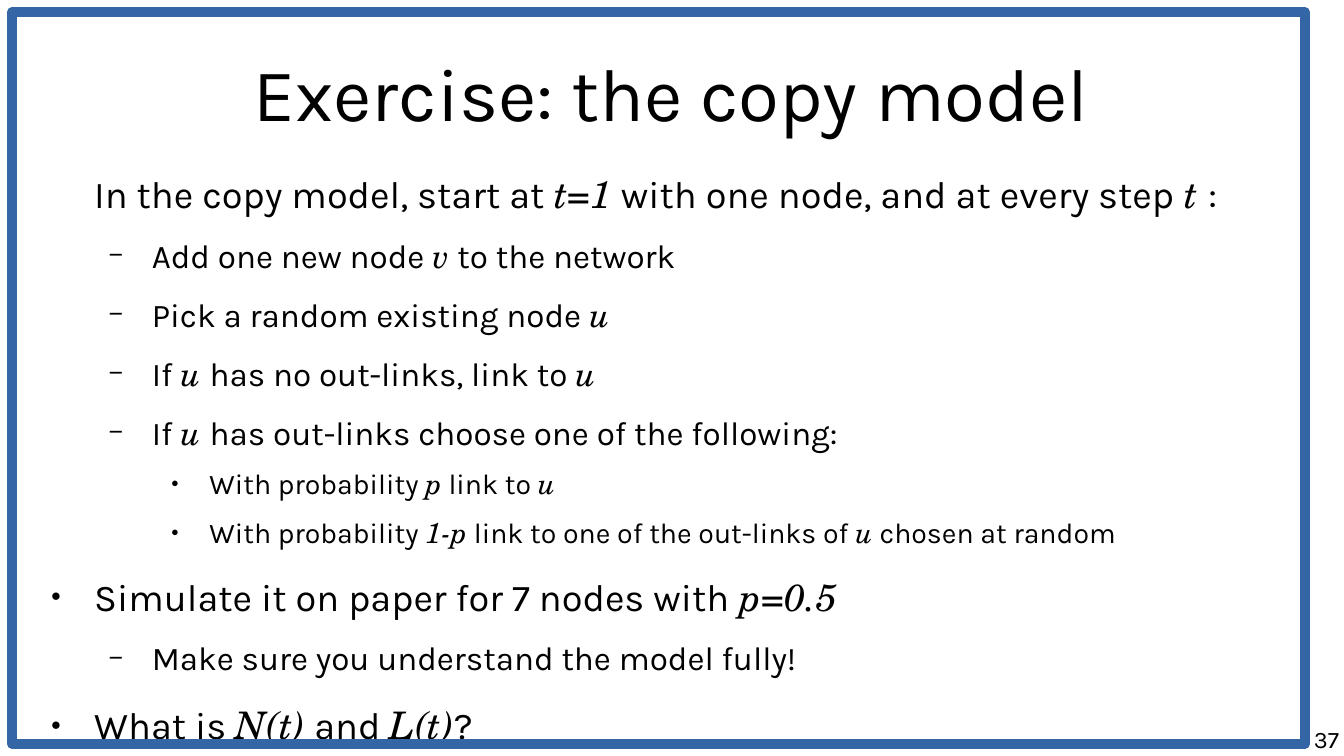
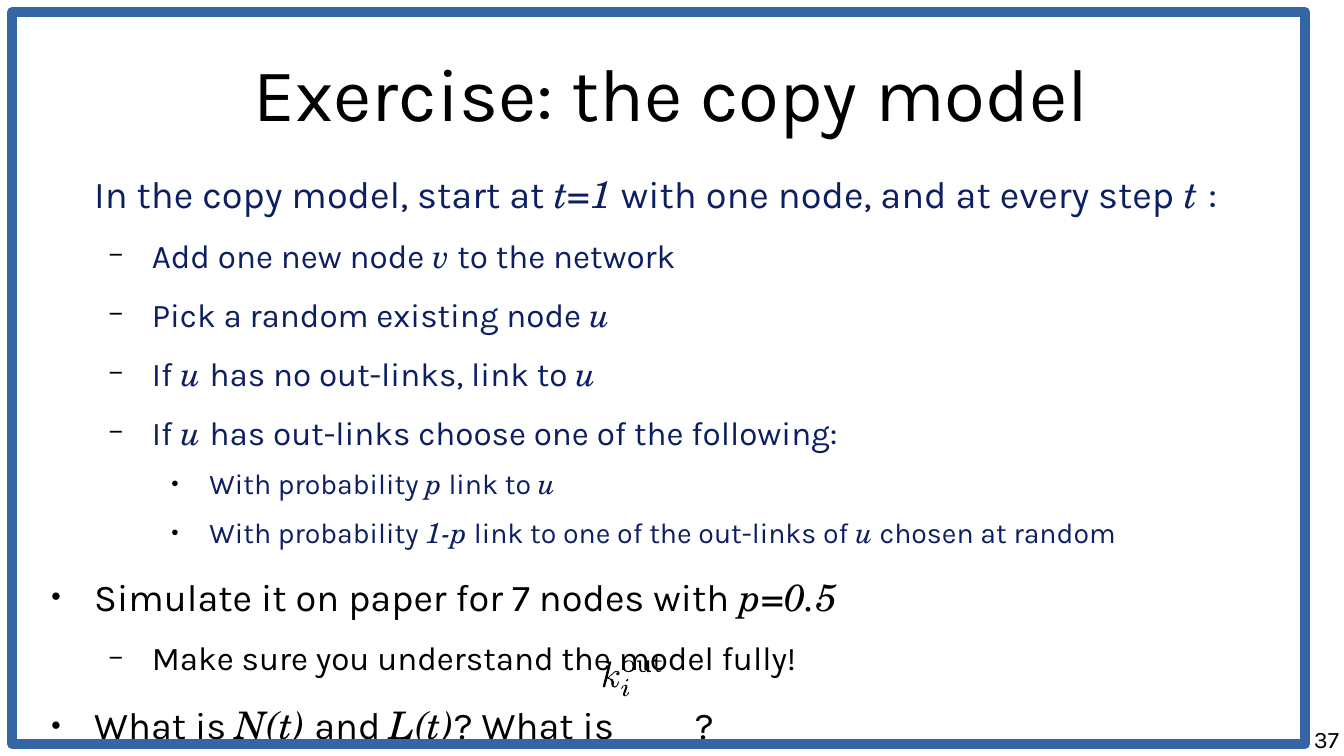
Before and after one commit to chatox/networks-science-course, a slide deck: slide 37 of theory/tt05_preferential_attachment.odp. Drawn at 1344x756 pixels with LibreOffice and Linux fonts; fonts in the diff are those of the drawing. Boxes give left, top, right and bottom in pixels: in the first picture for what was removed or moved away, otherwise in the second. Text is boxed around its words. In the diff, an @@ line names an element or a change of style, - is before the commit and + after.

```diff
--- a/theory/tt05_preferential_attachment.odp
+++ b/theory/tt05_preferential_attachment.odp
@@ text at [94,181,1197,550]: text colour #000000 to #0D1F63 in "In the copy model, start at t=1 ...", "Add one new node v to the ...", "Pick a random existing node u", "If u has no out-links, link to ..." and 3 more places @@
@@ group added at [602,656,661,696]: 5 freeform shapes @@
@@ text at [94,711,614,749]: text changed @@
-● What is N(t) and L(t)?
+● What is N(t) and L(t)? What is ?
```
Also in this commit, not shown: 15 other slides changed, 2 other files.
